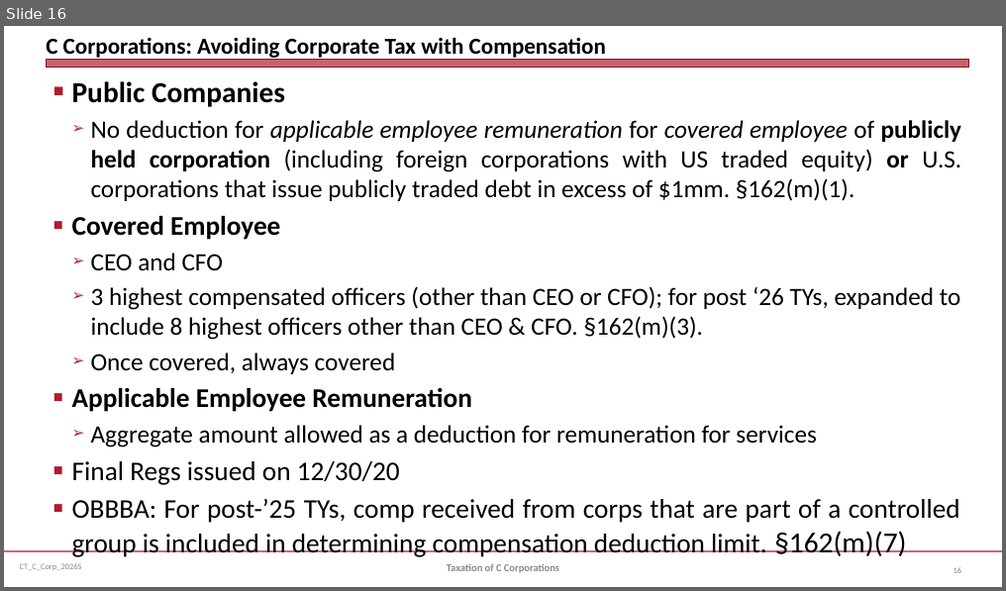
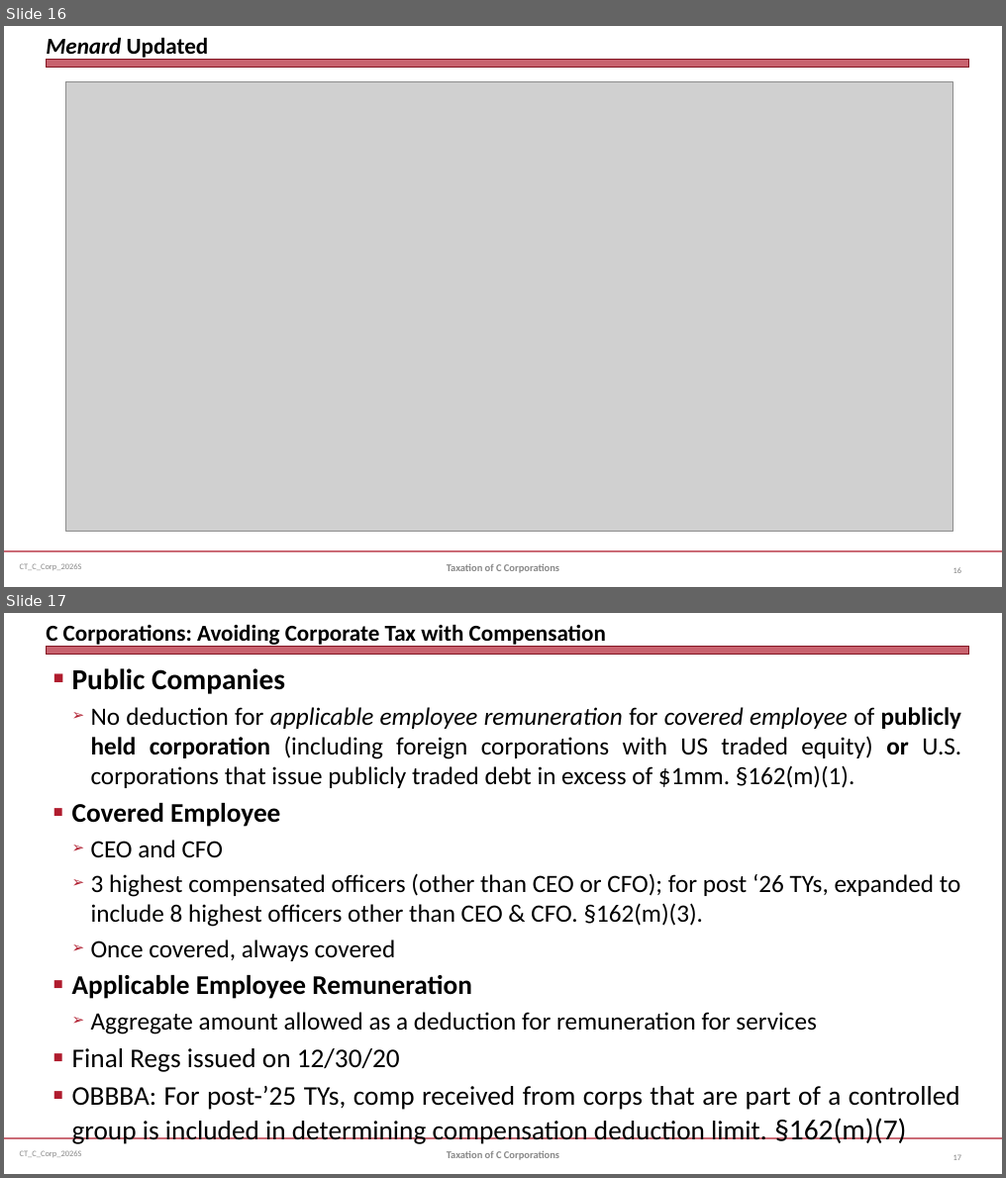
Before and after one commit to jmc877/Corporate-Tax, a slide deck: slides/CT_C_Corp_2026S.pptx. Shown one above the other, each under a label of ours: slide 16 before the commit, slides 16 and 17 after it. The pictures are 1006x591 and 1006x1178 pixels, drawn with LibreOffice and Linux fonts; fonts in the diff are those of the drawing; grey boxes stand for pictures. Boxes give left, top, right and bottom in pixels: in the first picture for what was removed or moved away, otherwise in the second. Text is boxed around its words. In the diff, an @@ line names an element or a change of style, - is before the commit and + after.

```diff
--- a/slides/CT_C_Corp_2026S.pptx
+++ b/slides/CT_C_Corp_2026S.pptx
@@ slide 16 added at (4, 26, 1002, 587), background #FFFFFF; not listed: 3 template elements that a slide beside it also shows @@
@@ title added at (46, 37, 209, 61), 22 pt, text #000000, bold @@
+Menard Updated
@@ picture added at (66, 82, 954, 531) @@
@@ text added at (447, 565, 559, 573), 10 pt, text #898989, bold @@
+Taxation of C Corporations
@@ page number added at (953, 568, 961, 573), 8 pt, text #808080 @@
+16
@@ what was slide 16 is now slide 17 @@
```
Also in this commit, not shown: 5 slides changed, 1 other file.
